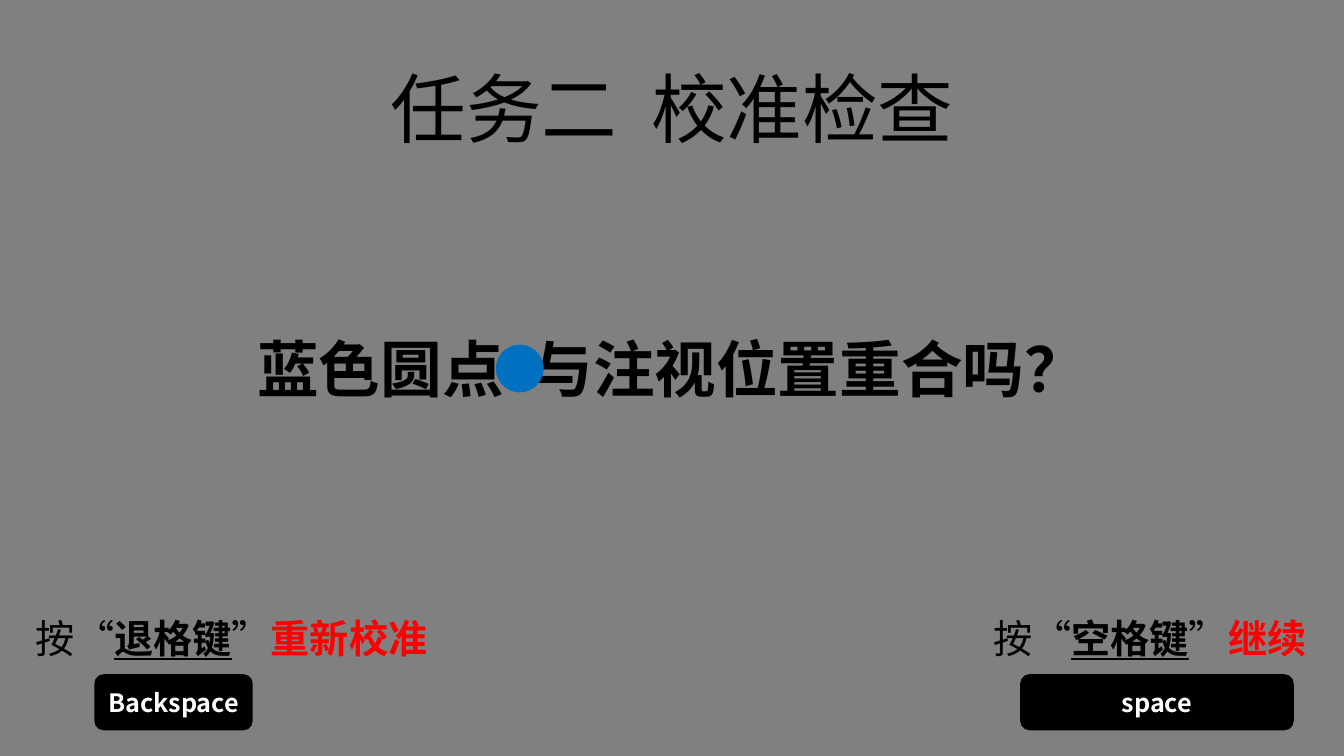
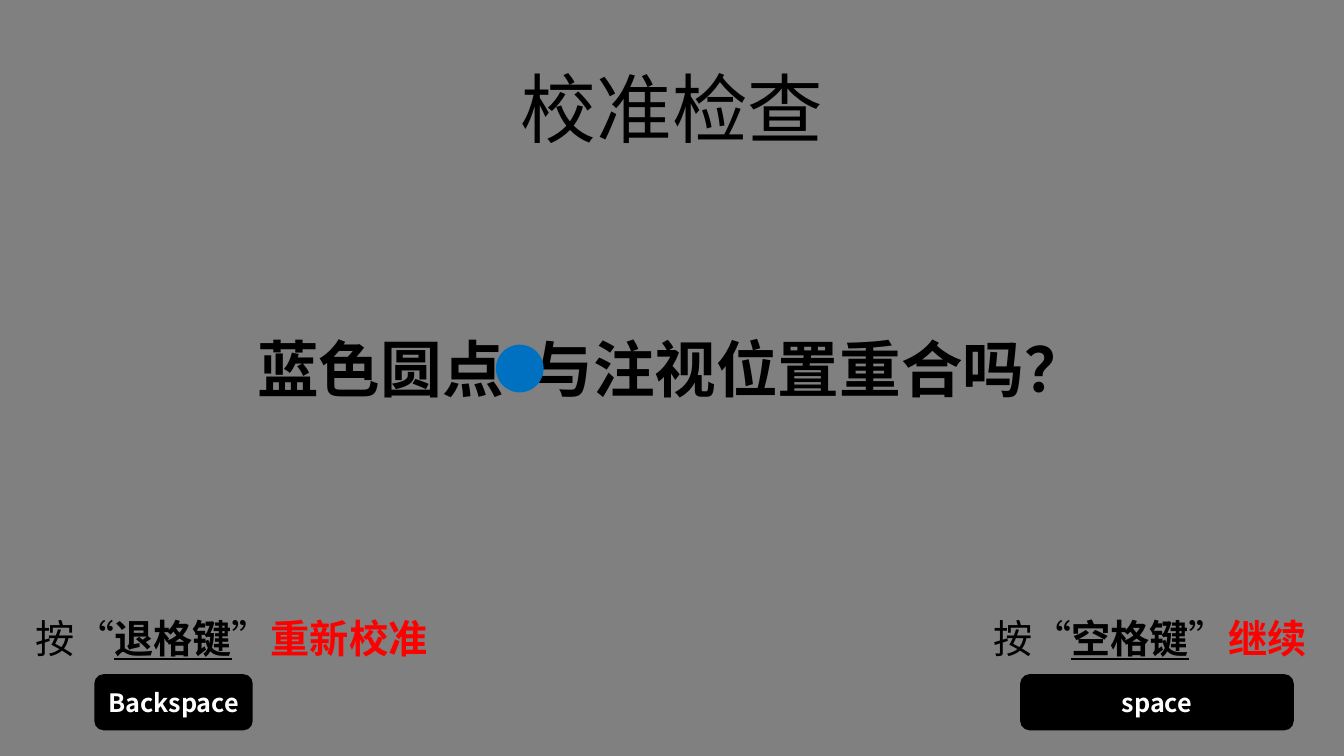
Before and after one commit to lyxose/FreeView, a slide deck: slide 11 of Instructions.pptx (slide 18 before the commit). Drawn at 1344x756 pixels with LibreOffice and Linux fonts; fonts in the diff are those of the drawing. Boxes give left, top, right and bottom in pixels: in the first picture for what was removed or moved away, otherwise in the second. Text is boxed around its words. In the diff, an @@ line names an element or a change of style, - is before the commit and + after.

```diff
--- a/Instructions.pptx
+++ b/Instructions.pptx
@@ text at (521,73,823,143): text changed @@
-任务二 校准检查
+校准检查
```
Also in this commit, not shown: 9 other slides changed, 6 slides removed, 36 other files.
